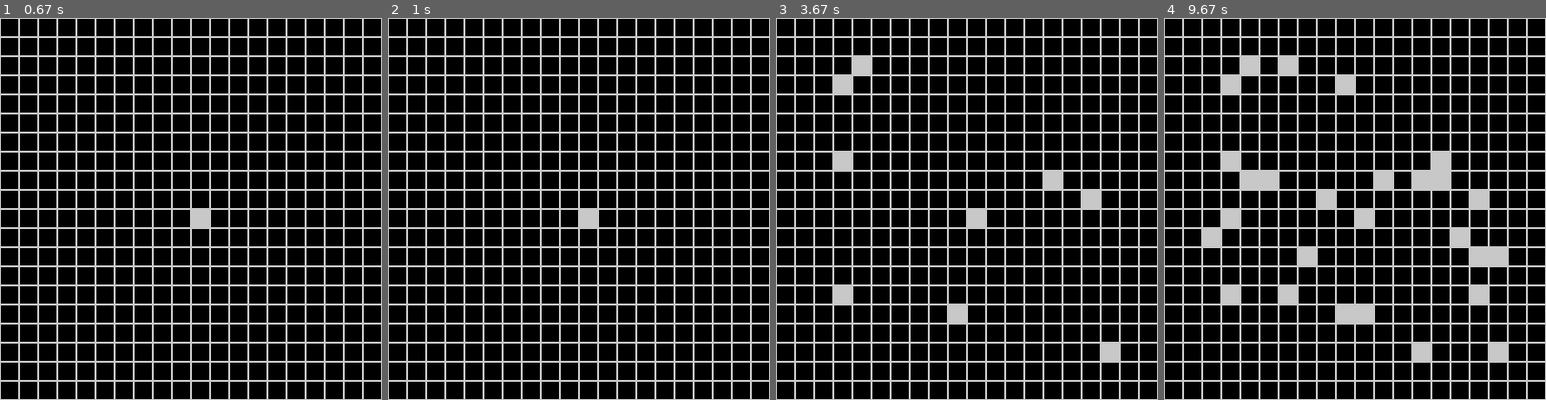
Above: before the commit, frames 1-4 (left to right).
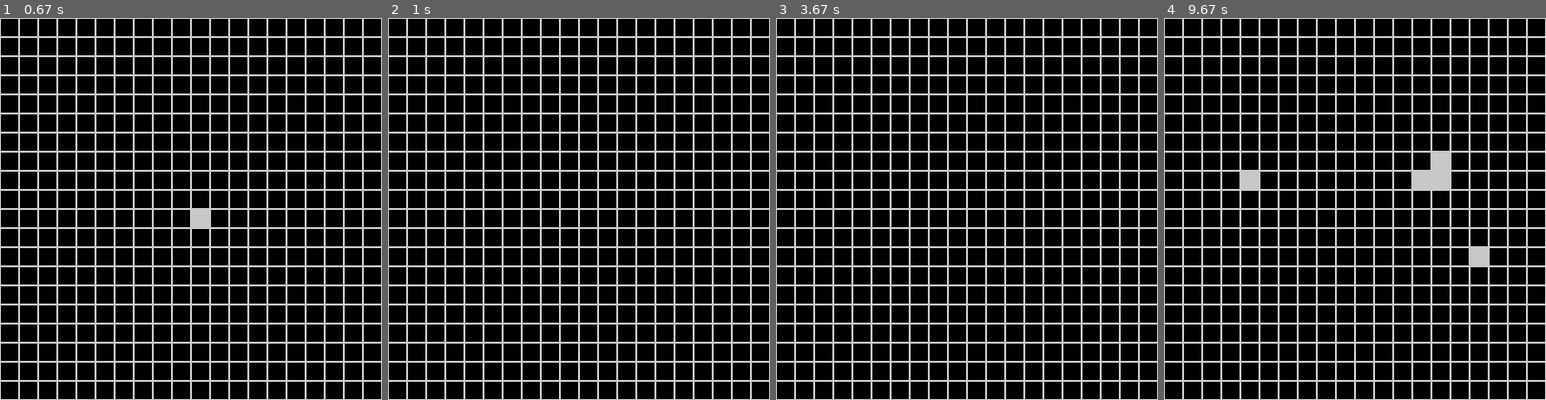
Above: after the commit, the same moments.

Repository: Dawood0/Game_Of_Life-Pygame
Game: pygame game, started from test.py
The game is run twice, just before and just after one commit, with the same random seed, the same clock (stepped at 60 frames per second) and the same inputs.
Inputs (mouse positions are in pixels of both pictures, inside the frame that each line leads up to):
- Up to frame 1 (0.67 s): click (191, 209) at 0.38 s
- Up to frame 2 (1 s): tap Space at 0.67 s
- Up to frame 3 (3.67 s): click (848, 300) at 1.05 s; click (867, 67) at 1.38 s; click (947, 308) at 1.72 s; click (1112, 354) at 2.05 s; click (1043, 178) at 2.38 s; click (1085, 201) at 2.72 s; click (844, 159) at 3.05 s; tap Space at 3.4 s; click (852, 79) at 3.42 s
- Up to frame 4 (9.67 s): tap Space at 3.7, 9.57 s; click (1244, 186) at 3.88 s; click (1270, 178) at 4.22 s; click (1431, 159) at 4.55 s; click (1316, 193) at 4.88 s; click (1473, 300) at 5.22 s; click (1465, 239) at 5.55 s; click (1286, 300) at 5.88 s; click (1370, 312) at 6.22 s; click (1339, 79) at 6.55 s; click (1492, 254) at 6.88 s; click (1412, 342) at 7.22 s; click (1232, 224) at 7.55 s; click (1309, 262) at 7.88 s; click (1389, 174) at 8.22 s; click (1419, 178) at 8.55 s; click (1217, 239) at 8.88 s; click (1282, 67) at 9.22 s; click (1473, 254) at 9.58 s

Frame 1 is identical in both runs. In frame 2, 0.2% of the frame differs, in the area x 50-55%, y 50-55%; in frame 3, 1.8%; in frame 4, 4.5%, in the area x 10-90%, y 10-90%.

Commit message:
problem in whites coming back

Diff:
--- a/test.py
+++ b/test.py
@@ -79,24 +79,33 @@
                 black_rects.append((x, y))
                 white_rects.remove((x,y))
 
+
+            for x, y in black_rects:  # redrawing the black rectangle in the repressed rectangle
+                drawRect(x, y, 0, BLACK)
+                drawRect(x, y, 1)
+            black_rects=[]
+
+
+
         if event.type == pygame.KEYUP:                # next step in the game (next state)
             if event.key == pygame.K_SPACE:
                 for ii in white_rects:
                     die=[]
                     cnt=0
                     l=getNeighbors(ii)
+
                     for i in l:
                         if i in white_rects:
+                            print(i)
                             cnt+=1
+
                     if cnt<2:
-                        die.append(ii)
-                    for x, y in die:
-                        drawRect(x, y)
-
+                        black_rects.append(ii)
                         # if ii not in black_rects:black_rects.append(ii)
                         # else:black_rects.remove(ii)
                         # try:white_rects.remove(ii)
                         # except:pass
+                # white_rects=[]
 
 
 
@@ -110,9 +119,9 @@
     for x, y in black_rects:                # redrawing the black rectangle in the repressed rectangle
         drawRect(x, y,0,BLACK)
         drawRect(x, y,1)
-    for x,y in white_rects:                 # removing the stuck blocks
-        if (x,y) in black_rects:
-            black_rects.remove((x,y))
+    # for x,y in white_rects:                 # removing the stuck blocks
+    #     if (x,y) in black_rects:
+    #         black_rects.remove((x,y))
 
 
     pygame.display.update()
